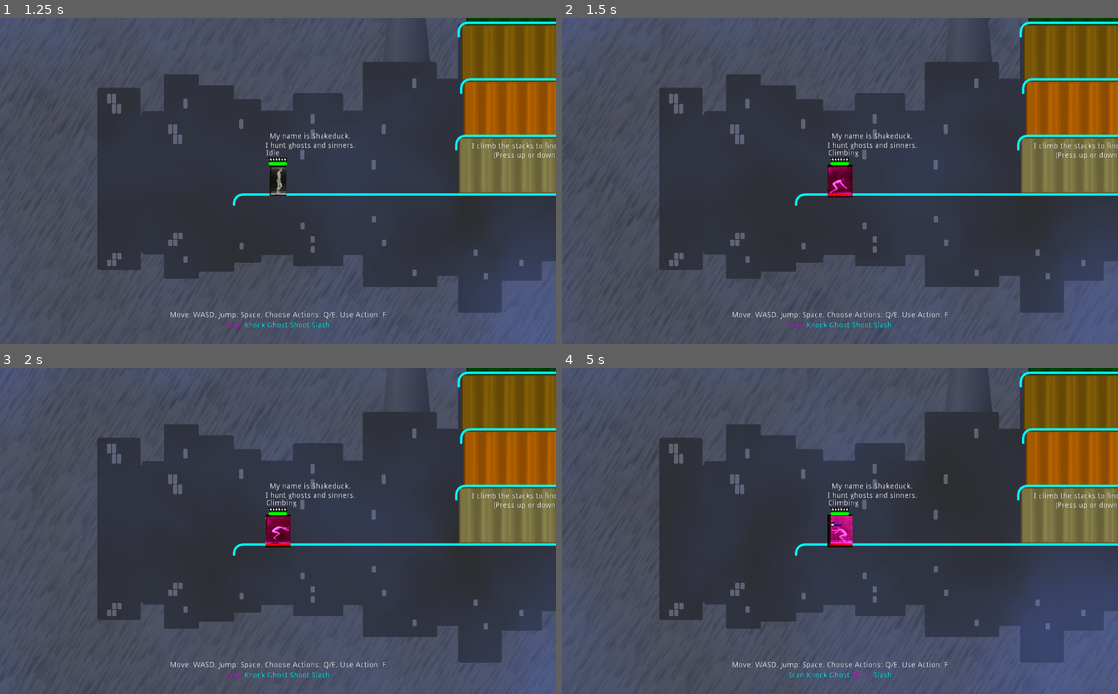
Above: before the commit, frames 1-4 (two rows, left to right).
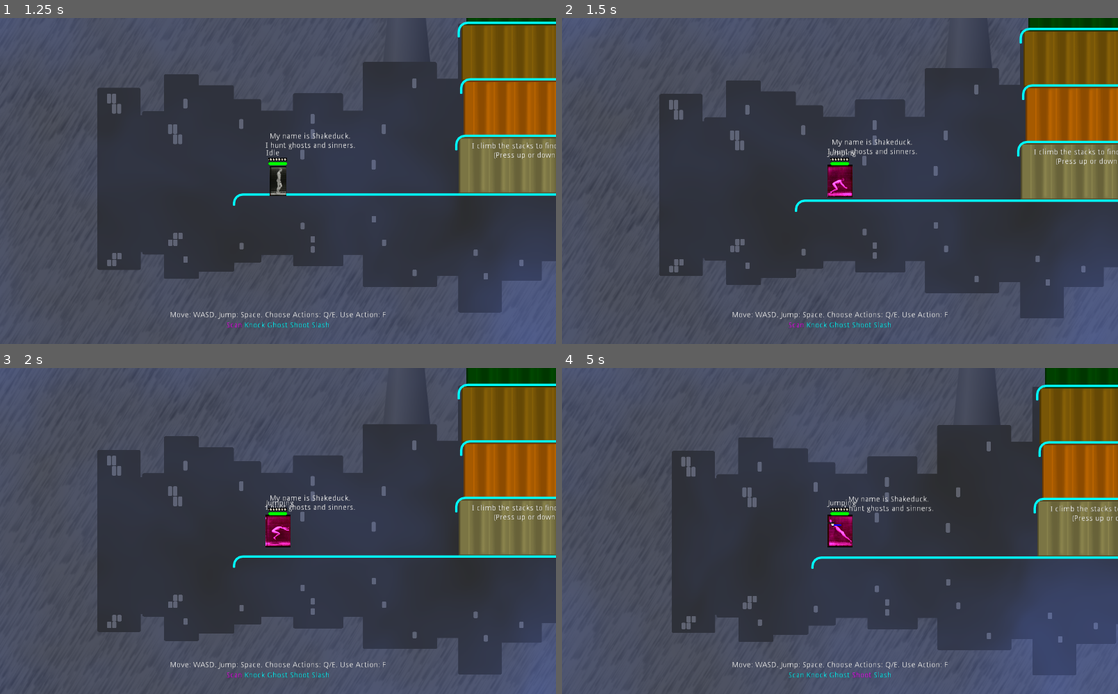
Above: after the commit, the same moments.

Repository: godot-wildlings/cyberpunk-jam-2019
Game: Godot game, scene res://Main.tscn
Two runs of this game, one before a commit and one after it. Both use one fixed random seed, a clock stepped at 60 frames per second and the inputs below. The engine's default icon, where the game draws it, is replaced by a stand-in: a white triangle on a blue panel in a dark square.
Inputs:
- Up to frame 1 (1.25 s): click "Start" at 0.5 s
- Up to frame 2 (1.5 s): tap F (action_selected) at 1.25 s; hold W (mv_up) from 1.28 s (still down); tap Space (jump) at 1.35 s
- Up to frame 3 (2 s): keep holding W (mv_up); tap Space (jump) at 1.52, 1.82 s
- Up to frame 4 (5 s): tap F (action_selected) every 0.75 s from 2 to 4.25 s; tap ` (action_0) at 2.1 s; tap Space (jump) at 2.27, 2.3, 2.57, 3.05, 3.77, 3.8, 4.07, 4.52, 4.55, 4.82 s; release W (mv_up) at 2.78 s; hold A (mv_left) 2.78-4.28 s; tap 1 (action_1) at 2.85 s; tap 2 (action_2) at 3.6 s; hold S (mv_down) from 4.28 s (still down); tap 3 (action_3) at 4.35 s

Frame 1 is identical in both runs. In frame 2, 7.0% of the frame differs, in the area x 17-100%, y 1-93%; in frame 3, 11%; in frame 4, 15%, in the area x 17-100%, y 0-95%.

Commit message:
fixing refactor

Diff:
--- a/Player/Player.gd
+++ b/Player/Player.gd
@@ -3,24 +3,11 @@
 #warning-ignore:unused_class_variable
 var speed : float = 200
 
-var direction : int = 1
-#warning-ignore:unused_class_variable
-var velocity : Vector2 = Vector2.ZERO
-
-var run_velocity : Vector2 = Vector2.ZERO
-
-##warning-ignore:unused_class_variable
-#var jump_duration : float = 3.0 # not used yet.
-#var jump_speed : float = 100.0
-#var jump_velocity : Vector2 = Vector2.ZERO
-#var time_of_jump : float
-#
-##warning-ignore:unused_class_variable
-#var jump_num : int = 0 # for double jump tracking
-#var max_jumps : int = 2
-
-
-
+#var direction : int = 1
+#warning-ignore:unused_class_variable
+#var velocity : Vector2 = Vector2.ZERO
+
+#warning-ignore:unused_class_variable
 onready var animation_player = $AnimationPlayer
 
 #warning-ignore:unused_class_variable
@@ -49,7 +36,7 @@
 
 
 
-enum states { idle, running, jumping, climbing, falling, dead, entering, hidden, exiting }
+enum states { idle, running, jumping, climbing, dropping, falling, dead, entering, hidden, exiting }
 var state = states.idle
 
 var state_names : Dictionary = {
@@ -57,6 +44,7 @@
 		states.running: "Running",
 		states.jumping: "Jumping",
 		states.climbing: "Climbing",
+		states.dropping: "Dropping",
 		states.falling: "Falling",
 		states.dead: "Dead",
 		states.entering: "Entering",
@@ -136,21 +124,21 @@
 	$Gun.set_scale(Vector2(abs($Gun.get_scale().x) * direction, $Gun.get_scale().y))
 
 
-func run():
-	set_state(states.running)
+func run(initial_velocity : Vector2 = Vector2.ZERO):
+	set_state(states.running, [Vector2(initial_velocity.x, 0)])
 
 func fall(initial_velocity : Vector2 = Vector2.ZERO):
 	set_state(states.falling, [initial_velocity])
 
 func land(fall_velocity):
 	if Input.is_action_pressed("mv_left") or Input.is_action_pressed("mv_right"):
-		set_state(states.running)
+		run(fall_velocity)
 	else:
-		set_state(states.idle)
+		stop(fall_velocity)
 
 func stop(initial_velocity):
 	# might want some screech to a halt animation, or drift distance
-	set_state(states.idle)
+	set_state(states.idle, [initial_velocity])
 
 
 #func return_to_idle():
@@ -274,38 +262,24 @@
 
 func drop(): # switch to a lower platform
 	if is_on_platform():
-		var platform = null
-		for ground_ray in ground_rays:
-			if ground_ray.is_colliding() and ground_ray.get_collider() is StaticBody2D:
-				platform = ground_ray.get_collider()
-
-		var ray = $RayDown
-		# move the ray below the current platform so it doesn't see it.
-		var margin = 10.0
-		var platform_height = platform.get_child(0).get_shape().get_extents().y * 2
-		ray.position = Vector2.DOWN * (character_height/2 + platform_height + margin)
-		var distance_between_platforms = 150
-		ray.set_cast_to(Vector2.DOWN * distance_between_platforms)
-		if ray.is_colliding() and ray.get_collider() is StaticBody2D:
-			$SFX/huhNoise.play()
-			move_to_platform(ray.get_collider())
-
-func move_to_platform(platform):
-	state = states.climbing
-	print("moving to a new platform")
-	# need to tween this or something
-	var my_pos = get_global_position()
-	assert(platform.get_child(0) is CollisionShape2D)
-	var platform_floor = platform.get_global_position().y - platform.get_child(0).get_shape().get_extents().y
-
-	var new_position = Vector2(my_pos.x, platform_floor - character_height/2)
-	tween.interpolate_property(self, "position",
-		position, new_position, 0.35,
-		Tween.TRANS_LINEAR, Tween.EASE_IN_OUT)
-	tween.start()
-	$AnimationPlayer.play("jump")
-	yield(tween, "tween_completed")
-	set_state(states.idle)
+		set_state(states.dropping)
+
+#func move_to_platform(platform):
+#	state = states.climbing
+#	print("moving to a new platform")
+#	# need to tween this or something
+#	var my_pos = get_global_position()
+#	assert(platform.get_child(0) is CollisionShape2D)
+#	var platform_floor = platform.get_global_position().y - platform.get_child(0).get_shape().get_extents().y
+#
+#	var new_position = Vector2(my_pos.x, platform_floor - character_height/2)
+#	tween.interpolate_property(self, "position",
+#		position, new_position, 0.35,
+#		Tween.TRANS_LINEAR, Tween.EASE_IN_OUT)
+#	tween.start()
+#	$AnimationPlayer.play("jump")
+#	yield(tween, "tween_completed")
+#	set_state(states.idle)
 
 	#set_global_position(new_position)
 
--- a/Player/Player.tscn
+++ b/Player/Player.tscn
@@ -12,18 +12,19 @@
 [ext_resource path="res://Player/jumping.png" type="Texture" id=10]
 [ext_resource path="res://Player/States/Climbing.gd" type="Script" id=11]
 [ext_resource path="res://Player/hooah.wav" type="AudioStream" id=12]
-[ext_resource path="res://Player/States/Falling.gd" type="Script" id=13]
-[ext_resource path="res://Player/entering.png" type="Texture" id=14]
-[ext_resource path="res://Player/exiting.png" type="Texture" id=15]
-[ext_resource path="res://Player/PlayerHUD.tscn" type="PackedScene" id=16]
-[ext_resource path="res://Player/health-red.png" type="Texture" id=17]
-[ext_resource path="res://Player/health-green.png" type="Texture" id=18]
-[ext_resource path="res://Player/ammo_back.png" type="Texture" id=19]
-[ext_resource path="res://Player/ammo_front.png" type="Texture" id=20]
-[ext_resource path="res://Weapons/PlayerGun.tscn" type="PackedScene" id=21]
-[ext_resource path="res://Player/huh.wav" type="AudioStream" id=22]
-[ext_resource path="res://Player/oof2.wav" type="AudioStream" id=23]
-[ext_resource path="res://Player/States/StateLabel.gd" type="Script" id=24]
+[ext_resource path="res://Player/States/Dropping.gd" type="Script" id=13]
+[ext_resource path="res://Player/huh.wav" type="AudioStream" id=14]
+[ext_resource path="res://Player/States/Falling.gd" type="Script" id=15]
+[ext_resource path="res://Player/entering.png" type="Texture" id=16]
+[ext_resource path="res://Player/exiting.png" type="Texture" id=17]
+[ext_resource path="res://Player/PlayerHUD.tscn" type="PackedScene" id=18]
+[ext_resource path="res://Player/health-red.png" type="Texture" id=19]
+[ext_resource path="res://Player/health-green.png" type="Texture" id=20]
+[ext_resource path="res://Player/ammo_back.png" type="Texture" id=21]
+[ext_resource path="res://Player/ammo_front.png" type="Texture" id=22]
+[ext_resource path="res://Weapons/PlayerGun.tscn" type="PackedScene" id=23]
+[ext_resource path="res://Player/oof2.wav" type="AudioStream" id=24]
+[ext_resource path="res://Player/States/StateLabel.gd" type="Script" id=25]
 
 [sub_resource type="CircleShape2D" id=1]
 radius = 183.277
@@ -303,7 +304,6 @@
 shape = SubResource( 2 )
 
 [node name="States" type="Node2D" parent="."]
-editor/display_folded = true
 
 [node name="Idle" type="Node2D" parent="States"]
 script = ExtResource( 4 )
@@ -340,8 +340,14 @@
 [node name="hooahNoise" type="AudioStreamPlayer2D" parent="States/Climbing"]
 stream = ExtResource( 12 )
 
+[node name="Dropping" type="Node2D" parent="States"]
+script = ExtResource( 13 )
+
+[node name="huhNoise" type="AudioStreamPlayer2D" parent="States/Dropping"]
+stream = ExtResource( 14 )
+
 [node name="Falling" type="Node2D" parent="States"]
-script = ExtResource( 13 )
+script = ExtResource( 15 )
 
 [node name="FallingSprite" type="Sprite" parent="States/Falling"]
 visible = false
--- a/Player/States/Climbing.gd
+++ b/Player/States/Climbing.gd
@@ -8,11 +8,9 @@
 	player = get_parent().get_parent()
 	my_state_num = player.states.climbing
 
-# Called every frame. 'delta' is the elapsed time since the previous frame.
-#func _process(delta):
-#	pass
 
-func activate():
+#warning-ignore:unused_argument
+func activate(arguments : Array = []):
 	var ray = player.get_node("RayUp")
 	var distance_between_platforms = 150
 
@@ -20,10 +18,32 @@
 	ray.set_cast_to(Vector2.UP * distance_between_platforms)
 	if ray.is_colliding() and ray.get_collider() is StaticBody2D:
 		$hooahNoise.play()
-		player.move_to_platform(ray.get_collider())
+		move_to_platform(ray.get_collider())
 	else:
-		player.jump()
-
+		player.jump(Vector2.ZERO)
 
 func deactivate():
 	pass
+
+#warning-ignore:unused_argument
+func _process(delta):
+	if player.state == my_state_num:
+		if player.is_on_platform():
+			player.stop(Vector2.ZERO)
+
+func move_to_platform(platform):
+	# need to tween this or something
+	var my_pos = player.get_global_position()
+	assert(platform.get_child(0) is CollisionShape2D)
+	var platform_floor = platform.get_global_position().y - platform.get_child(0).get_shape().get_extents().y
+
+	var new_position = Vector2(my_pos.x, platform_floor - player.character_height/2)
+	player.tween.interpolate_property(player, "position",
+		player.position, new_position, 0.35,
+		Tween.TRANS_LINEAR, Tween.EASE_IN_OUT)
+	player.tween.start()
+	player.animation_player.play("jump")
+
+	push_warning("yielding for movement probably isn't the best approach")
+	yield(player.tween, "tween_completed")
+	player.stop(Vector2.ZERO)
--- /dev/null
+++ b/Player/States/Dropping.gd
@@ -0,0 +1,57 @@
+extends Node2D
+
+var player : KinematicBody2D
+var my_state_num : int
+
+# Called when the node enters the scene tree for the first time.
+func _ready():
+	player = get_parent().get_parent()
+	my_state_num = player.states.dropping
+
+# Called every frame. 'delta' is the elapsed time since the previous frame.
+#func _process(delta):
+#	pass
+
+
+
+
+func activate():
+	drop()
+
+func deactivate():
+	pass
+
+
+func drop():
+	var platform = null
+	for ground_ray in player.ground_rays:
+		if ground_ray.is_colliding() and ground_ray.get_collider() is StaticBody2D:
+			platform = ground_ray.get_collider()
+
+	var ray = player.get_node("RayDown")
+	# move the ray below the current platform so it doesn't see it.
+	var margin = 10.0
+	var platform_height = platform.get_child(0).get_shape().get_extents().y * 2
+	ray.position = Vector2.DOWN * (player.character_height/2 + platform_height + margin)
+	var distance_between_platforms = 150
+	ray.set_cast_to(Vector2.DOWN * distance_between_platforms)
+	if ray.is_colliding() and ray.get_collider() is StaticBody2D:
+		$huhNoise.play()
+		move_to_platform(ray.get_collider())
+
+func move_to_platform(platform):
+	# need to tween this or something
+	var my_pos = player.get_global_position()
+	assert(platform.get_child(0) is CollisionShape2D)
+	var platform_floor = platform.get_global_position().y - platform.get_child(0).get_shape().get_extents().y
+
+	var new_position = Vector2(my_pos.x, platform_floor - player.character_height/2)
+	player.tween.interpolate_property(player, "position",
+		player.position, new_position, 0.35,
+		Tween.TRANS_LINEAR, Tween.EASE_IN_OUT)
+	player.tween.start()
+	player.animation_player.play("jump")
+
+	push_warning("yielding for movement probably isn't the best approach")
+	yield(player.tween, "tween_completed")
+	player.stop(Vector2.ZERO)
--- a/Player/States/Falling.gd
+++ b/Player/States/Falling.gd
@@ -14,11 +14,11 @@
 	if arguments.size() > 0:
 		initial_velocity = arguments[0]
 	fall_velocity = initial_velocity
-	player.modulate_sprites(Color.blue + Color(0.5, 0.5, 0.5))
 	player.animation_player.play("fall")
 	$FallingSprite.show()
 
 func deactivate():
+	player.animation_player.stop()
 	fall_velocity = Vector2.ZERO
 	$FallingSprite.hide()
 
--- a/Player/States/Idle.gd
+++ b/Player/States/Idle.gd
@@ -8,13 +8,15 @@
 	player = get_parent().get_parent()
 	my_state_num = player.states.idle
 
-func activate():
+#warning-ignore:unused_argument
+func activate(arguments : Array = []):
+	# might receive a velocity argument, but it's ignored
 	$StandingSprite.show()
 
 func deactivate():
 	$StandingSprite.hide()
 
-# Called every frame. 'delta' is the elapsed time since the previous frame.
+#warning-ignore:unused_argument
 func _process(delta):
 	if player.state == my_state_num:
 		if Input.is_action_just_pressed("mv_right") or Input.is_action_just_pressed("mv_left"):
--- a/Player/States/Jumping.gd
+++ b/Player/States/Jumping.gd
@@ -18,7 +18,7 @@
 	player = get_parent().get_parent()
 	my_state_num = player.states.jumping
 
-func activate(arguments):
+func activate(arguments : Array = []):
 
 	var initial_velocity : Vector2 = Vector2.ZERO
 	if arguments.size() > 0:
--- a/Player/States/Running.gd
+++ b/Player/States/Running.gd
@@ -34,11 +34,13 @@
 
 
 
-func activate():
+func activate(arguments : Array = []):
+
 	get_node("RunningSprite").show()
 	$RunningSprite.set_modulate(Color.white)
 	player.animation_player.play("run")
 
 func deactivate():
+	player.animation_player.stop()
 	get_node("RunningSprite").hide()
 	run_velocity = Vector2.ZERO
Not shown: 6 places in Player/Player.tscn that only renumber resources
